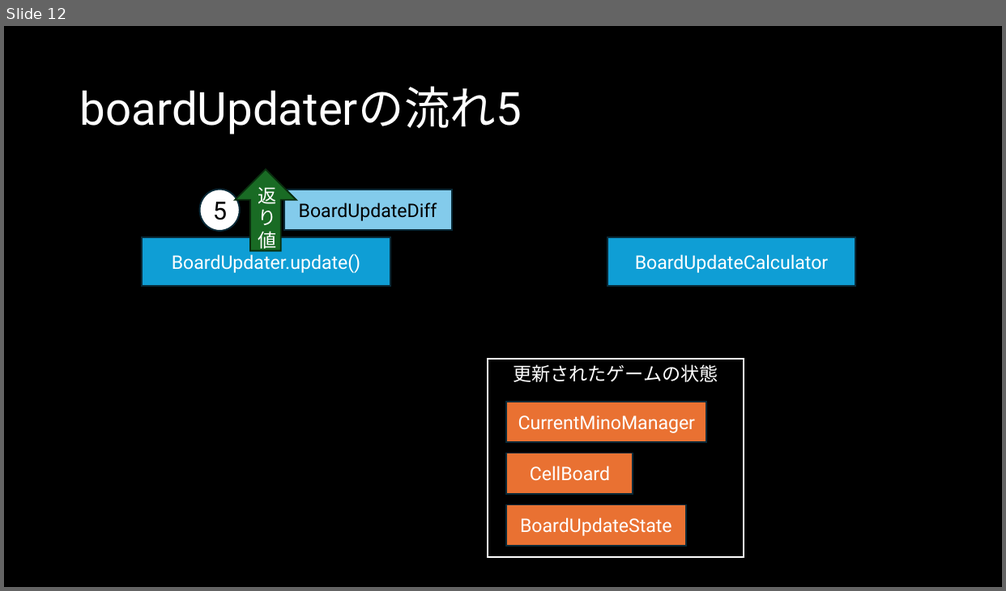
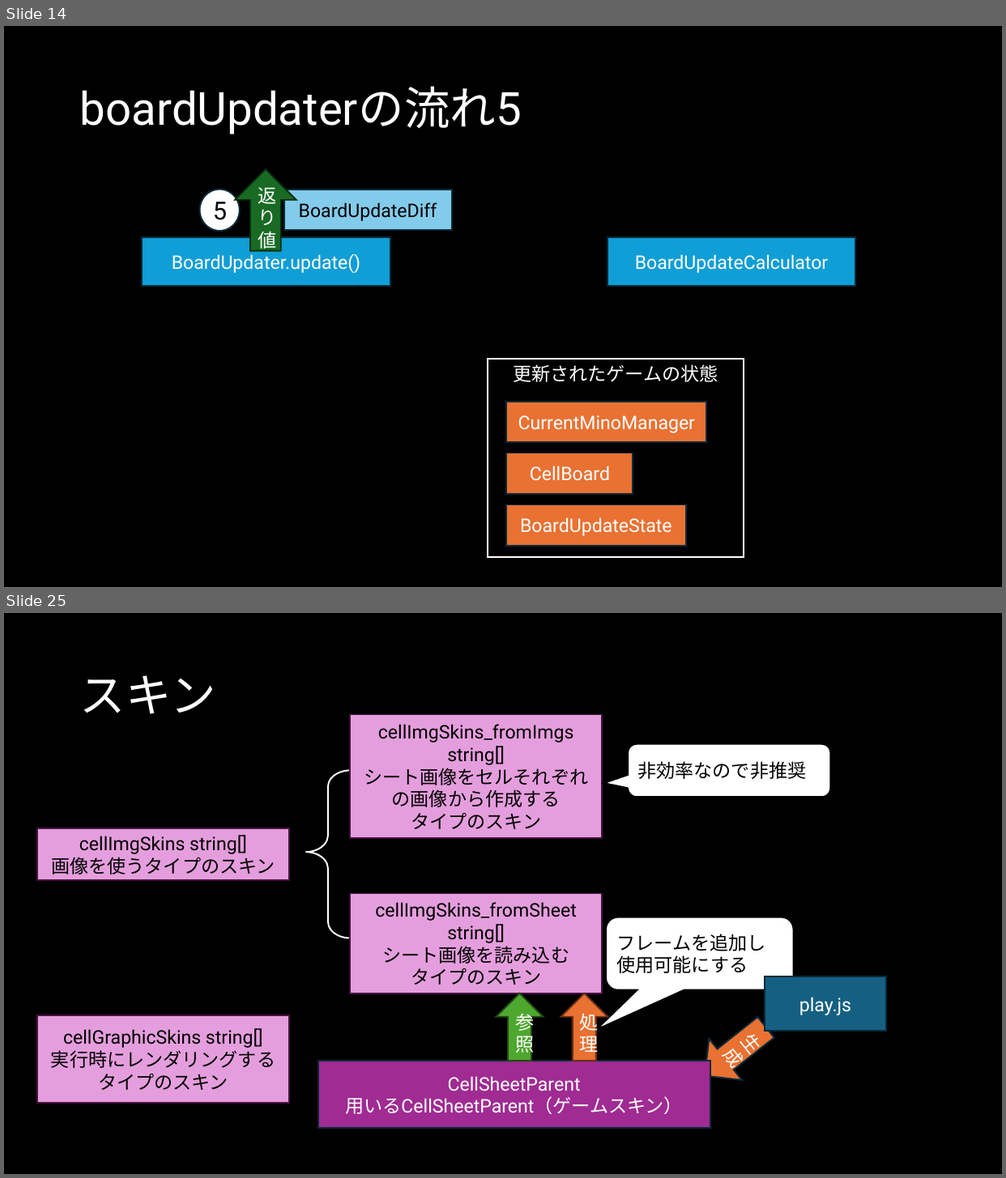
Before and after one commit to Ito-Hideaki/teresource, a slide deck: docs/DocToUnderstandTeresource.pptx. Shown one above the other, each under a label of ours: slide 12 before the commit, slides 14 and 25 after it; the slides between them are not shown. The pictures are 1006x591 and 1006x1178 pixels, drawn with LibreOffice and Linux fonts; fonts in the diff are those of the drawing. Boxes give left, top, right and bottom in pixels: in the first picture for what was removed or moved away, otherwise in the second. Text is boxed around its words. In the diff, an @@ line names an element or a change of style, - is before the commit and + after.

```diff
--- a/docs/DocToUnderstandTeresource.pptx
+++ b/docs/DocToUnderstandTeresource.pptx
@@ slide 25 added at (4, 613, 1002, 1174), background #000000 @@
@@ title added at (80, 675, 216, 714), 44 pt, text #FFFFFF @@
+スキン
@@ rectangle added at (351, 715, 602, 838), fill #E59EDD, outline #461340 1.5 pt, 18 pt, text #000000 @@
+cellImgSkins_fromImgs string[]
+シート画像をセルそれぞれの画像から作成する
+タイプのスキン
@@ rounded speech box added at (629, 744, 831, 797), fill #FFFFFF, outline #000000 1.5 pt, 18 pt, text #000000 @@
+非効率なので非推奨
@@ left brace added at (305, 770, 351, 938), outline #FFFFFF 1.5 pt @@
@@ rectangle added at (38, 828, 289, 880), fill #E59EDD, outline #461340 1.5 pt, 18 pt, text #000000 @@
+cellImgSkins string[]
+画像を使うタイプのスキン
@@ rectangle added at (351, 894, 602, 994), fill #E59EDD, outline #461340 1.5 pt, 18 pt, text #000000 @@
+cellImgSkins_fromSheet string[]
+シート画像を読み込む
+タイプのスキン
@@ rounded speech box added at (606, 918, 794, 990), fill #FFFFFF, outline #000000 1.5 pt, 18 pt, text #000000 @@
+フレームを追加し
+使用可能にする
@@ rectangle added at (765, 977, 887, 1031), fill #156082, outline #092A39 1.5 pt, 18 pt, text #FFFFFF @@
+play.js
@@ up arrow added at (496, 994, 543, 1062), fill #4EA72E, outline #224914 1.5 pt, 18 pt, text #FFFFFF @@
+参照
@@ up arrow added at (561, 994, 608, 1062), fill #E97132, outline #663216 1.5 pt, 18 pt, text #FFFFFF @@
+処理
@@ rectangle added at (38, 1016, 289, 1103), fill #E59EDD, outline #461340 1.5 pt, 18 pt, text #000000 @@
+cellGraphicSkins string[]
+実行時にレンダリングするタイプのスキン
@@ down arrow added at (688, 1007, 782, 1097), fill #E97132, outline #092A39 1.5 pt, 18 pt, text #FFFFFF @@
+生成
@@ rectangle added at (317, 1062, 710, 1129), fill #A02B93, outline #092A39 1.5 pt, 18 pt, text #FFFFFF @@
+CellSheetParent
+用いるCellSheetParent（ゲームスキン）
@@ what was slide 12 is now slide 14 @@
```
Also in this commit, not shown: 7 slides changed, 20 other slides added.
